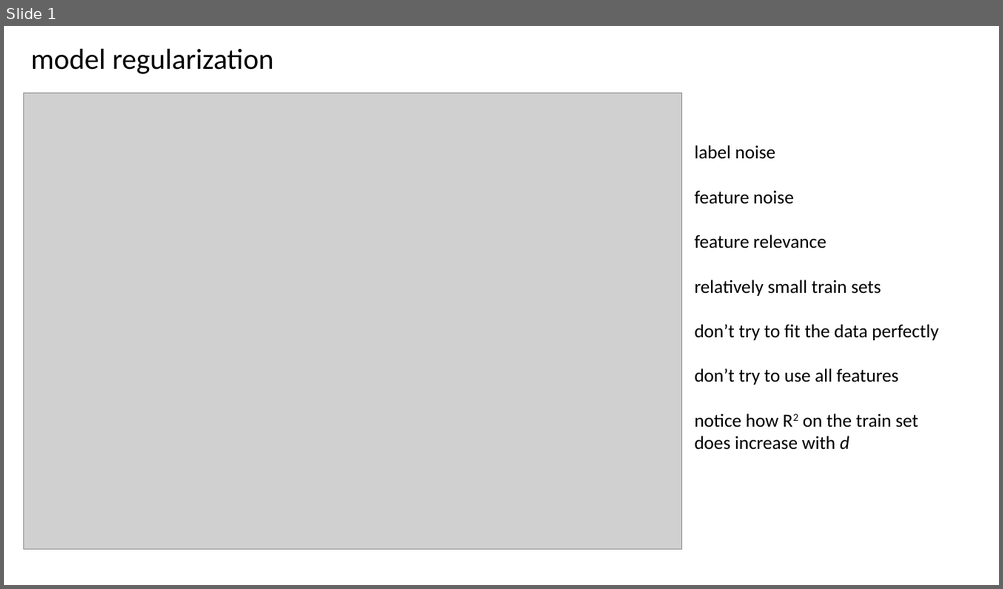
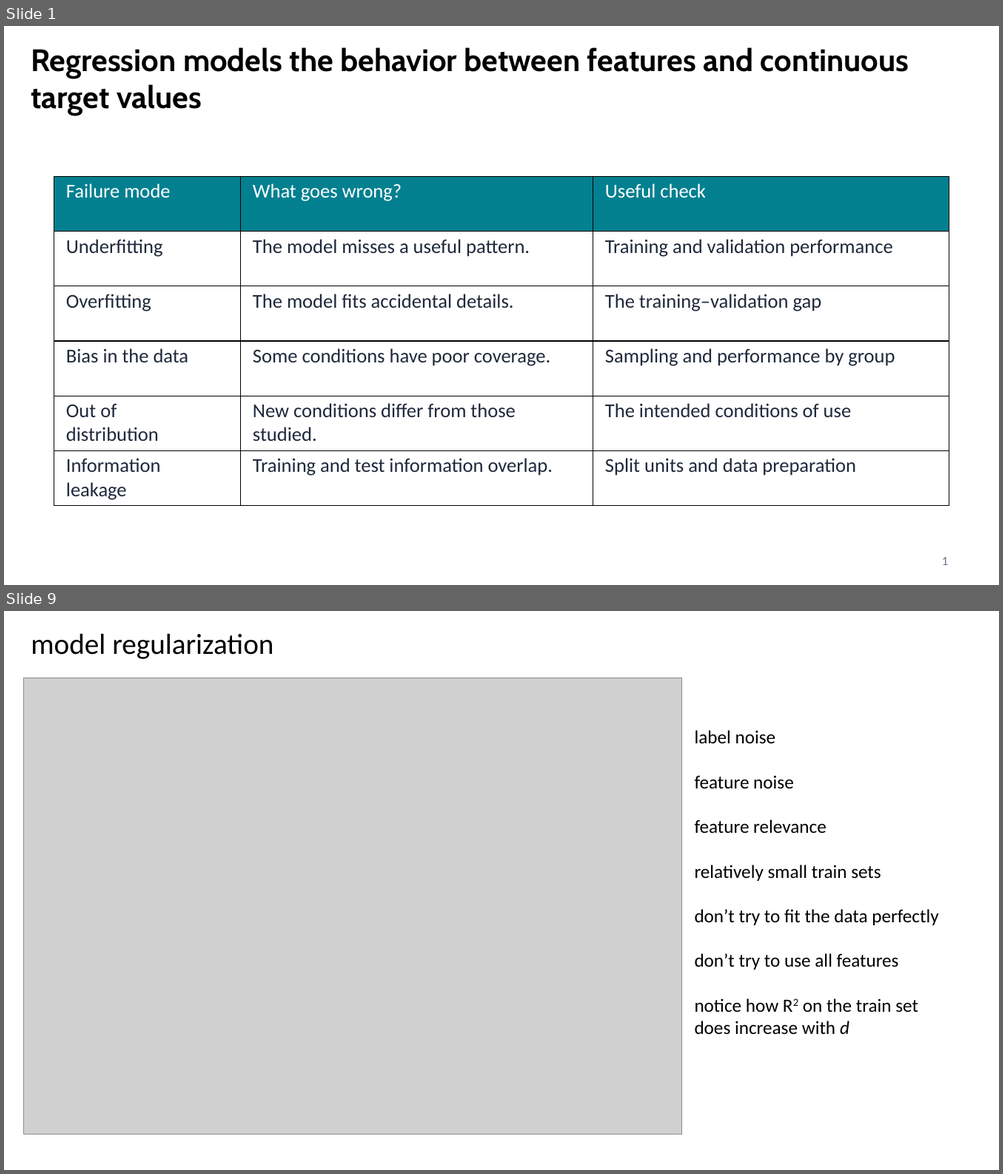
Before and after one commit to CompOmics/ML_AI_Analytical_Chemistry_Course, a slide deck: 03_Evaluation/slides/3_1_regularization.pptx. Shown one above the other, each under a label of ours: slide 1 before the commit, slides 1 and 9 after it; the slides between them are not shown. The pictures are 1003x589 and 1003x1174 pixels, drawn with LibreOffice and Linux fonts; fonts in the diff are those of the drawing; grey boxes stand for pictures. Boxes give left, top, right and bottom in pixels: in the first picture for what was removed or moved away, otherwise in the second. Text is boxed around its words. In the diff, an @@ line names an element or a change of style, - is before the commit and + after.

```diff
--- a/03_Evaluation/slides/3_1_regularization.pptx
+++ b/03_Evaluation/slides/3_1_regularization.pptx
@@ slide 1 added at bbox=[4, 26, 999, 585], background #FFFFFF @@
@@ text added at bbox=[31, 47, 908, 116], 30 pt, text #000000, bold @@
+Regression models the behavior between features and continuous target values
@@ table added at bbox=[54, 177, 949, 506], 6 rows, 3 columns @@
+Failure mode | What goes wrong? | Useful check
+Underfitting | The model misses a useful pattern. | Training and validation performance
+Overfitting | The model fits accidental details. | The training–validation gap
+Bias in the data | Some conditions have poor coverage. | Sampling and performance by group
+Out of / distribution | New conditions differ from those studied. | The intended conditions of use
+Information / leakage | Training and test information overlap. | Split units and data preparation
@@ text added at bbox=[942, 557, 948, 565], 12 pt, text #64748B @@
+1
@@ what was slide 1 is now slide 9 @@
```
Also in this commit, not shown: 13 other slides added, 2 other files.
